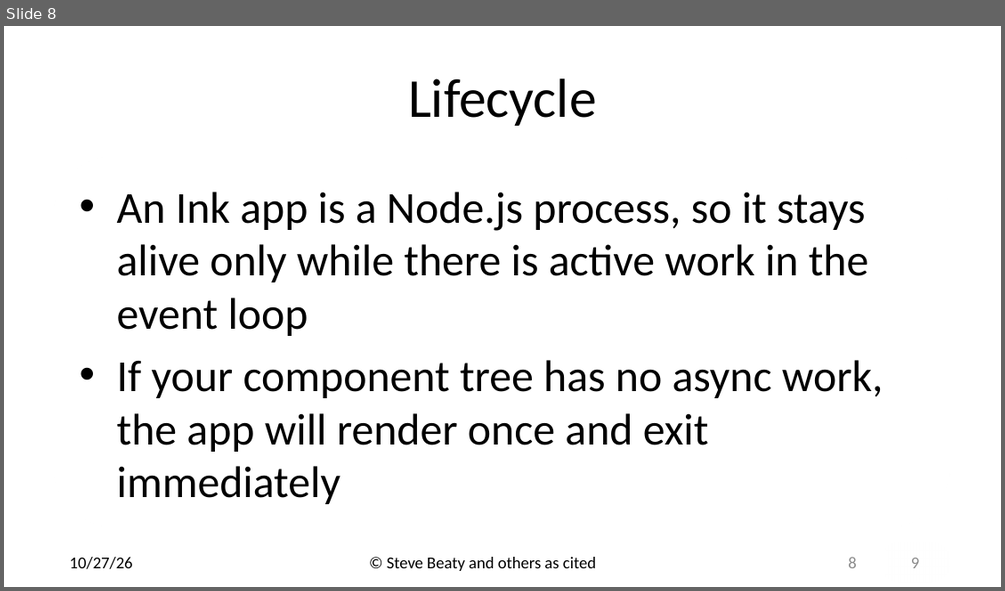
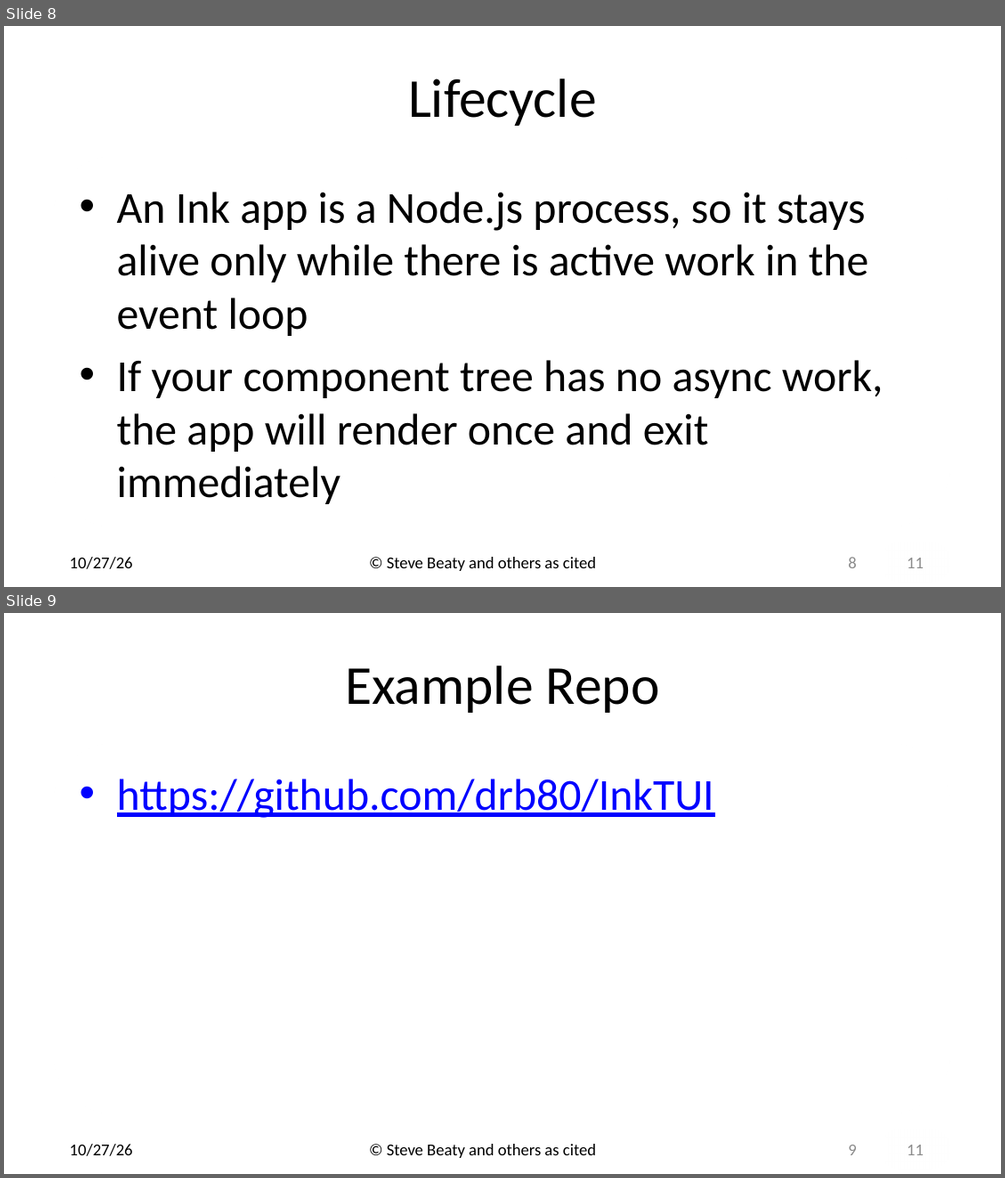
Before and after one commit to drb80/WebAppDev, a slide deck: Slides/TUI.pptx. Shown one above the other, each under a label of ours: slide 8 before the commit, slides 8 and 9 after it. The pictures are 1005x591 and 1005x1178 pixels, drawn with LibreOffice and Linux fonts; fonts in the diff are those of the drawing; background and template pictures are left out. Boxes give left, top, right and bottom in pixels: in the first picture for what was removed or moved away, otherwise in the second. Text is boxed around its words. In the diff, an @@ line names an element or a change of style, - is before the commit and + after.

```diff
--- a/Slides/TUI.pptx
+++ b/Slides/TUI.pptx
@@ slide 9 added at (4, 613, 1001, 1174), background picture (left out); not listed: 1 template element that a slide beside it also shows @@
@@ title added at (345, 666, 660, 713), 52.8 pt, text #000000 @@
+Example Repo
@@ text added at (117, 779, 714, 818), 42.7 pt, text #0000FF, underline @@
+• https://github.com/drb80/InkTUI
@@ text added at (70, 1143, 133, 1156), 16 pt, text #000000 @@
+10/27/26
@@ text added at (387, 1143, 596, 1158), 16 pt, text #000000 @@
+© Steve Beaty and others as cited
@@ page number added at (848, 1144, 856, 1155), 16 pt, text #8C8C8C @@
+9
@@ slide 8 changed as well @@
@@ text at (906, 557, 923, 568): text changed @@
-9
+11
```
Also in this commit, not shown: 8 other slides changed, 1 other slide added, 1 other file.
